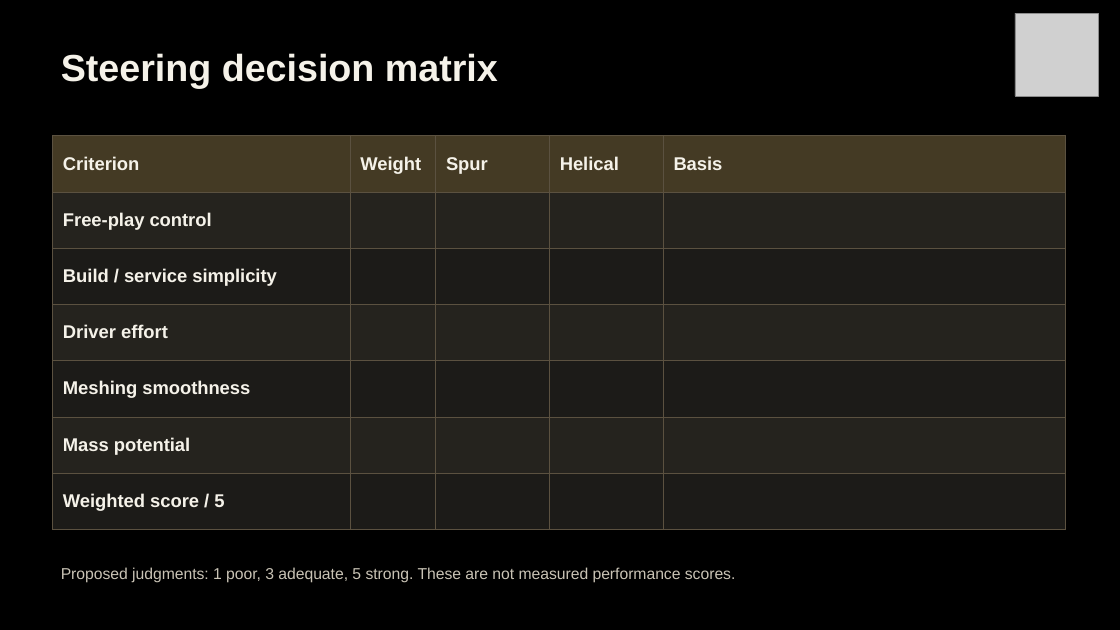
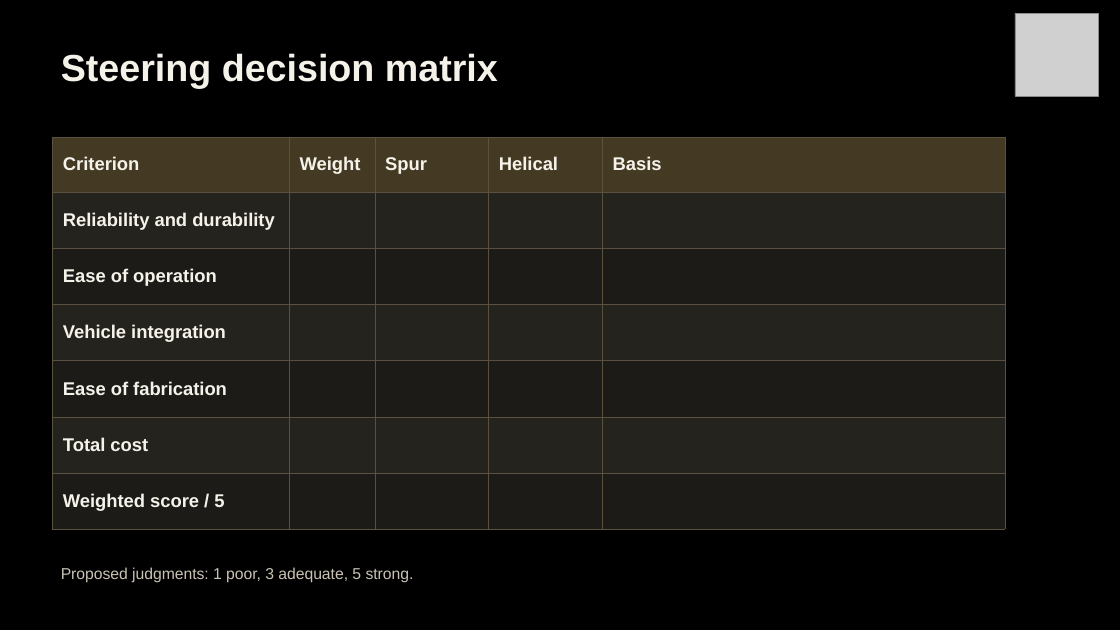
Before and after one commit to Polowater123/Aggie-Baja-Controls-The-A.B.C.-, a slide deck: slide 11 of PDR Draft.pptx (slide 12 before the commit). Drawn at 1120x630 pixels with LibreOffice and Linux fonts; fonts in the diff are those of the drawing; grey boxes stand for pictures. Boxes give left, top, right and bottom in pixels: in the first picture for what was removed or moved away, otherwise in the second. Text is boxed around its words. In the diff, an @@ line names an element or a change of style, - is before the commit and + after.

```diff
--- a/PDR Draft.pptx
+++ b/PDR Draft.pptx
@@ table at (52,137,1004,529) @@
-row 2, column 1: Free-play control
+row 2, column 1: Reliability and durability
-row 3, column 1: Build / service simplicity
+row 3, column 1: Ease of operation
-row 4, column 1: Driver effort
+row 4, column 1: Vehicle integration
-row 5, column 1: Meshing smoothness
+row 5, column 1: Ease of fabrication
-row 6, column 1: Mass potential
+row 6, column 1: Total cost
@@ table: place and size @@
-table at (52,135,1065,529)
+table at (52,137,1004,529)
@@ text at (61,567,414,583): text changed @@
-Proposed judgments: 1 poor, 3 adequate, 5 strong. These are not measured performance scores.
+Proposed judgments: 1 poor, 3 adequate, 5 strong.
```
Also in this commit, not shown: 7 other slides changed, 1 slide added, 6 slides removed.
